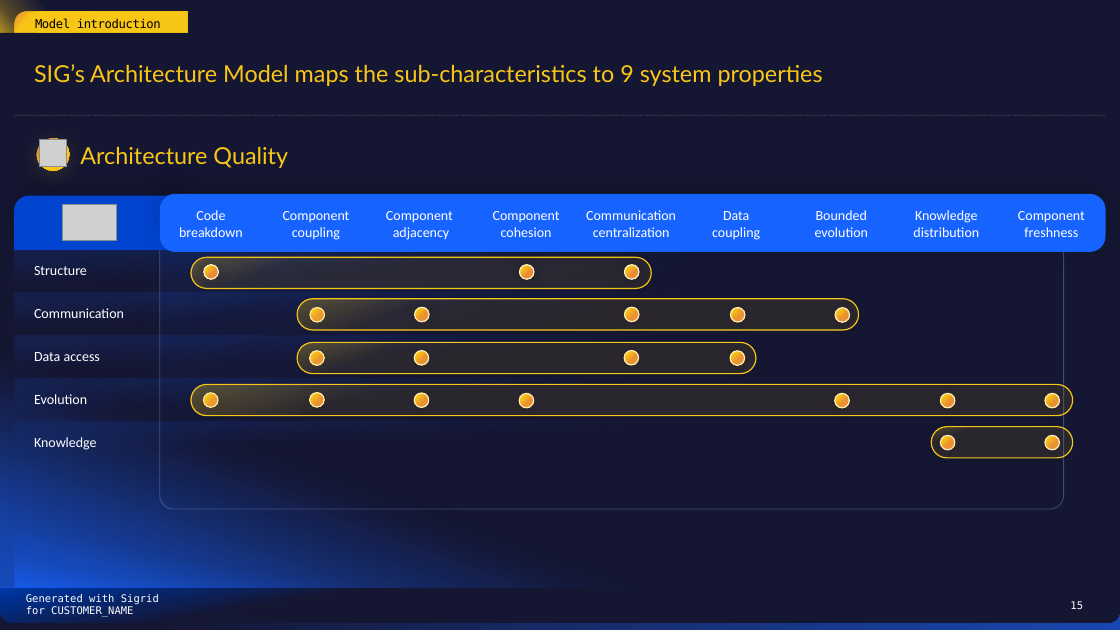
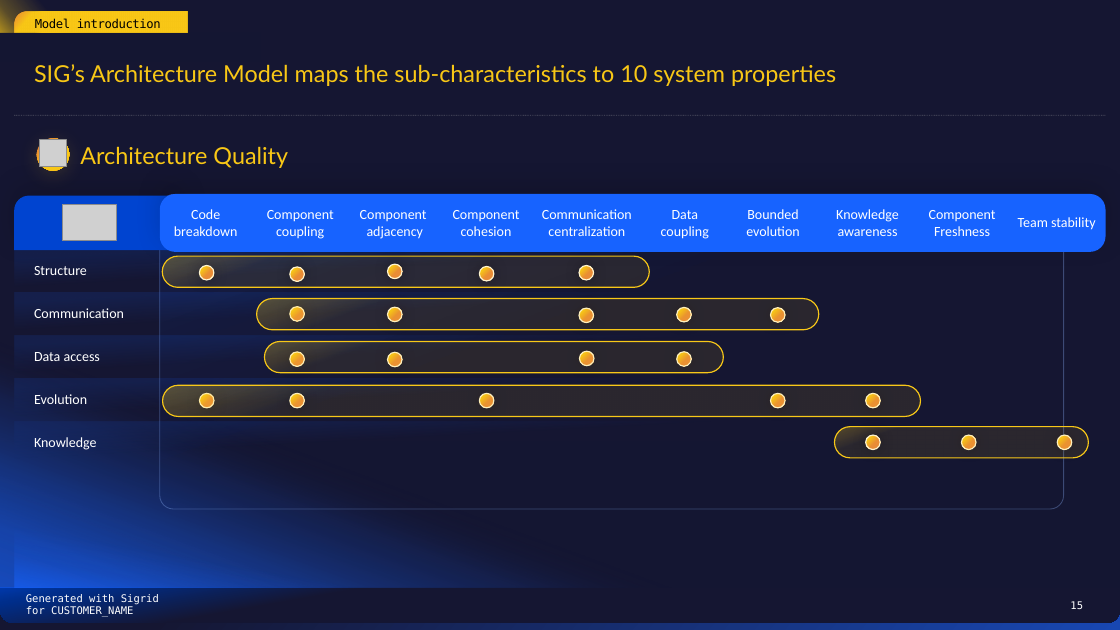
Before and after one commit to Software-Improvement-Group/sigrid-report-generator, a slide deck: slide 15 of src/report_generator/presets/templates/system-summary.pptx. Drawn at 1120x630 pixels with LibreOffice and Linux fonts; fonts in the diff are those of the drawing; grey boxes stand for pictures; background and template pictures are left out. Boxes give left, top, right and bottom in pixels: in the first picture for what was removed or moved away, otherwise in the second. Text is boxed around its words. In the diff, an @@ line names an element or a change of style, - is before the commit and + after.

Commit message:
Update Architecture Quality slide

```diff
--- a/src/report_generator/presets/templates/system-summary.pptx
+++ b/src/report_generator/presets/templates/system-summary.pptx
@@ title at box(34, 64, 836, 86): text changed @@
-SIG’s Architecture Model maps the sub-characteristics to 9 system properties
+SIG’s Architecture Model maps the sub-characteristics to 10 system properties
@@ table at box(159, 202, 1108, 244) @@
-column 8: Knowledge / distribution
-column 9: Component / freshness
+column 8: Knowledge / awareness
+column 9: Component / Freshness
+column 10: Team stability
@@ table: place and size @@
-table at box(159, 203, 1104, 245)
+table at box(159, 202, 1108, 244)
@@ rounded rectangle: place and size @@
-rounded rectangle at box(191, 257, 651, 288)
+rounded rectangle at box(162, 256, 649, 287)
@@ ellipse: place and size @@
-ellipse at box(204, 265, 218, 279)
+ellipse at box(199, 266, 213, 280)
@@ ellipse added at box(290, 267, 304, 281), fill gradient #F8C818 to #E98C36, outline #E98C36 1 pt @@
@@ ellipse: place and size @@
-ellipse at box(414, 393, 429, 408)
+ellipse at box(387, 264, 402, 278)
@@ 2 ellipses, 1 rounded rectangle: place and size @@
-2 ellipses, 1 rounded rectangle at box(297, 265, 859, 408)
+2 ellipses, 1 rounded rectangle at box(257, 266, 819, 408)
@@ 3 ellipses: place and size @@
-3 ellipses at box(624, 265, 639, 365)
+3 ellipses at box(579, 266, 594, 365)
@@ ellipse: place and size @@
-ellipse at box(414, 308, 429, 322)
+ellipse at box(387, 308, 402, 322)
@@ ellipse: place and size @@
-ellipse at box(731, 308, 745, 322)
+ellipse at box(677, 308, 691, 322)
@@ ellipse: place and size @@
-ellipse at box(835, 308, 849, 322)
+ellipse at box(770, 308, 785, 322)
@@ rounded rectangle: place and size @@
-rounded rectangle at box(297, 343, 756, 374)
+rounded rectangle at box(265, 342, 723, 373)
@@ 3 ellipses: place and size @@
-3 ellipses at box(310, 308, 324, 407)
+3 ellipses at box(290, 307, 304, 408)
@@ ellipse: place and size @@
-ellipse at box(414, 350, 429, 365)
+ellipse at box(387, 352, 402, 366)
@@ ellipse: place and size @@
-ellipse at box(730, 351, 744, 365)
+ellipse at box(677, 352, 691, 366)
@@ rounded rectangle: place and size @@
-rounded rectangle at box(191, 385, 1073, 416)
+rounded rectangle at box(163, 386, 921, 417)
@@ ellipse: place and size @@
-ellipse at box(203, 393, 218, 408)
+ellipse at box(199, 393, 213, 408)
@@ ellipse: place and size @@
-ellipse at box(835, 393, 849, 408)
+ellipse at box(770, 393, 785, 408)
@@ ellipse: place and size @@
-ellipse at box(940, 393, 954, 408)
+ellipse at box(866, 393, 881, 408)
@@ rounded rectangle: place and size @@
-rounded rectangle at box(932, 427, 1073, 458)
+rounded rectangle at box(834, 427, 1088, 458)
@@ ellipse: place and size @@
-ellipse at box(1045, 393, 1060, 408)
+ellipse at box(866, 435, 881, 450)
@@ ellipse: place and size @@
-ellipse at box(940, 435, 954, 450)
+ellipse at box(962, 435, 976, 450)
@@ ellipse: place and size @@
-ellipse at box(1045, 435, 1060, 450)
+ellipse at box(1058, 435, 1072, 450)
```
Also in this commit, not shown: 1 other slide changed.
